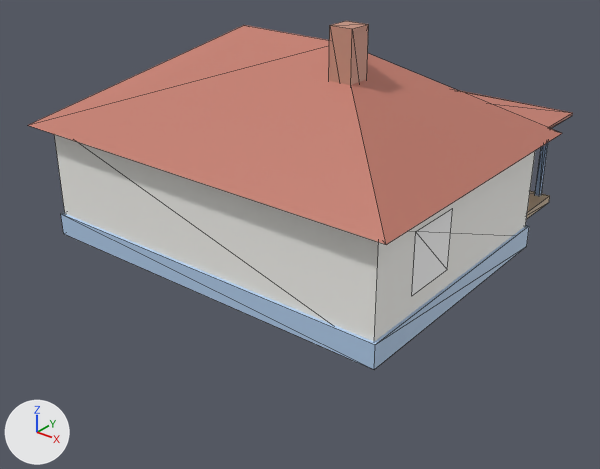
Two versions of the glTF model assets/buildings/home_house.glb, one commit apart.
One viewpoint serves both versions: a 50 mm camera at (12.67, -15.48, 9.75) aimed at (0.15, 0.17, 0.05). Arrows for +X, +Y and +Z are at lower left; the lights stay in place. The first picture is the older version. Mesh edges are drawn as thin lines. Objects named as collision shapes, trigger or cutter boxes, shadow casters or lower levels of detail are left out. Vertices at exactly the same position are counted once.

The older version as bpy lines, for what is in view:
```python
me_home_house = bpy.data.meshes.new('home_house')
me_home_house.from_pydata(...)  # 128 vertices, 168 faces; spans x -5.45..5.45, y -3.95..6.4, z -0.1..6.0
me_home_house.materials.append(mat_plaster_blue)  # blue #b3ceed
me_home_house.materials.append(mat_plaster_white)  # white #f7f6f1
me_home_house.materials.append(mat_tin_red)  # pink #c47c6c
me_home_house.materials.append(mat_wood_dark)  # brown #957c61
me_home_house.materials.append(mat_bricks)  # brown #cb9581
me_home_house.materials.append(mat_window_khata)  # white #ffffff
me_home_house.materials.append(mat_door_wood)  # white #ffffff
me_home_house.materials.append(mat_concrete)  # light grey #cececb
me_home_house.materials.append(mat_wood)  # beige #bca281
me_home_house.materials.append(mat_wood_blue)  # blue #95b3da
ob_home_house = bpy.data.objects.new('home_house', me_home_house)
ob_home_house.location = (0.0, 0.0, 0.0)
```
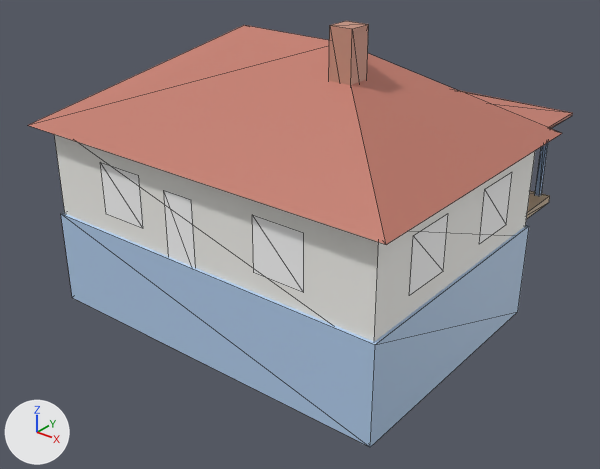
The edits, one by one:
me_home_house is used by ob_home_house; location (0.0, 0.0, 0.0).
me_home_house had 128 vertices, 168 faces and spanned x -5.45..5.45, y -3.95..6.4, z -0.1..6.0.
me_home_house now has 148 vertices, 178 faces and spans x -5.45..5.45, y -3.95..6.4, z -2.1..6.0.
me_home_house part 1: the loose piece of 4 vertices spanning x 5.01, y -2.15..-0.65, z 0.95..2.45 is rebuilt with 4 vertices and now spans x 5.01, y -2.24..-0.84, z 1.0..2.4.
Part 2, on me_home_house:
4 vertices in x -5.07..5.07, y -3.58..3.58, z -0.1 move by (0.0, 0.0, -2.0).
12 vertices are added at x -5.01..5.01, y -3.51..2.24, z 0.25..2.25.
8 new vertices lie (0.0, 0.0, 1.4) away from vertices in x -5.01..5.01, y -3.51..2.24, z 1.0.
8 new faces join them, mat_window_khata (white #ffffff).
2 new faces join them, mat_door_wood (white #ffffff).
Other edits to the shape of me_home_house do not show in these pictures.

Where the change shows, as pixel boxes [x1, y1, x2, y2] in the pictures (600 x 469 px):
'home_house', reshaped (22% taller)
    before: [28, 21, 573, 369]
    after: [28, 21, 573, 447]
part 1 of me_home_house, rebuilt (7% shorter)
    before: [412, 208, 453, 296]
    after: [409, 214, 448, 296]
part 2 of me_home_house, built on
    after: [100, 162, 512, 292]
